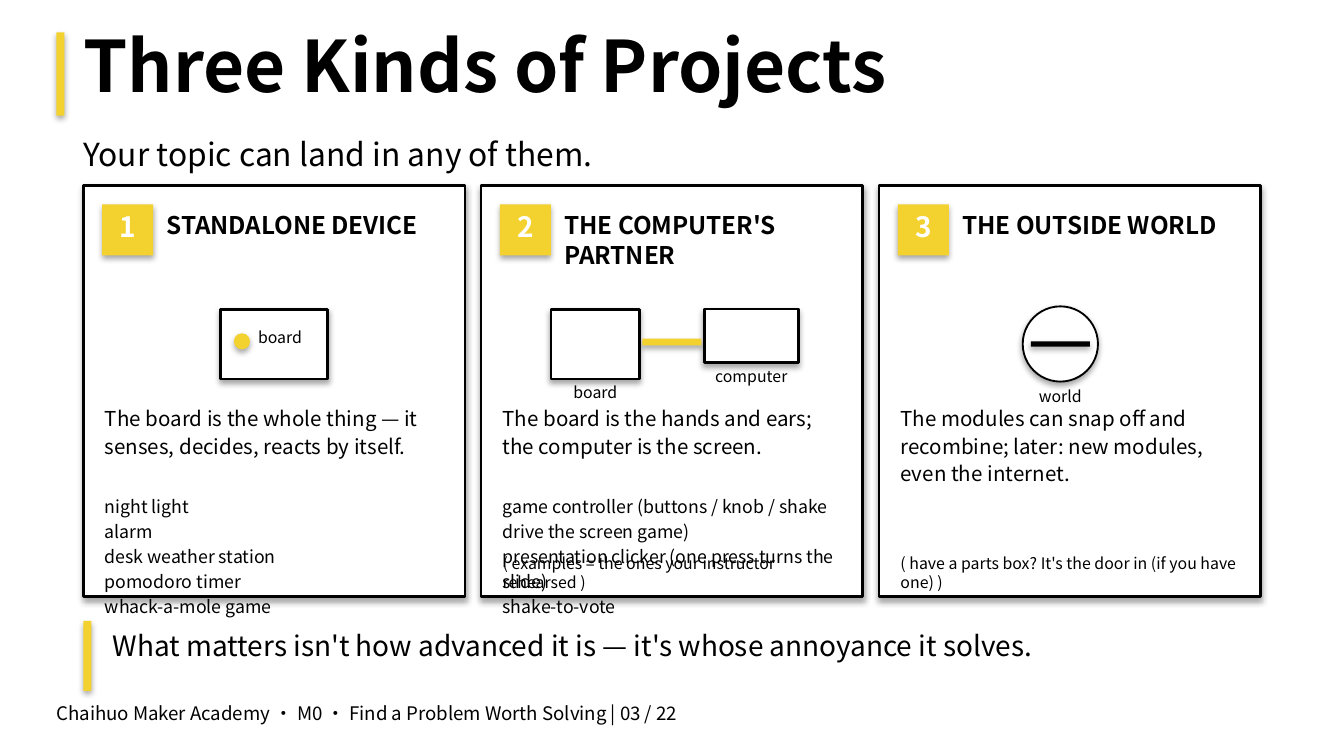
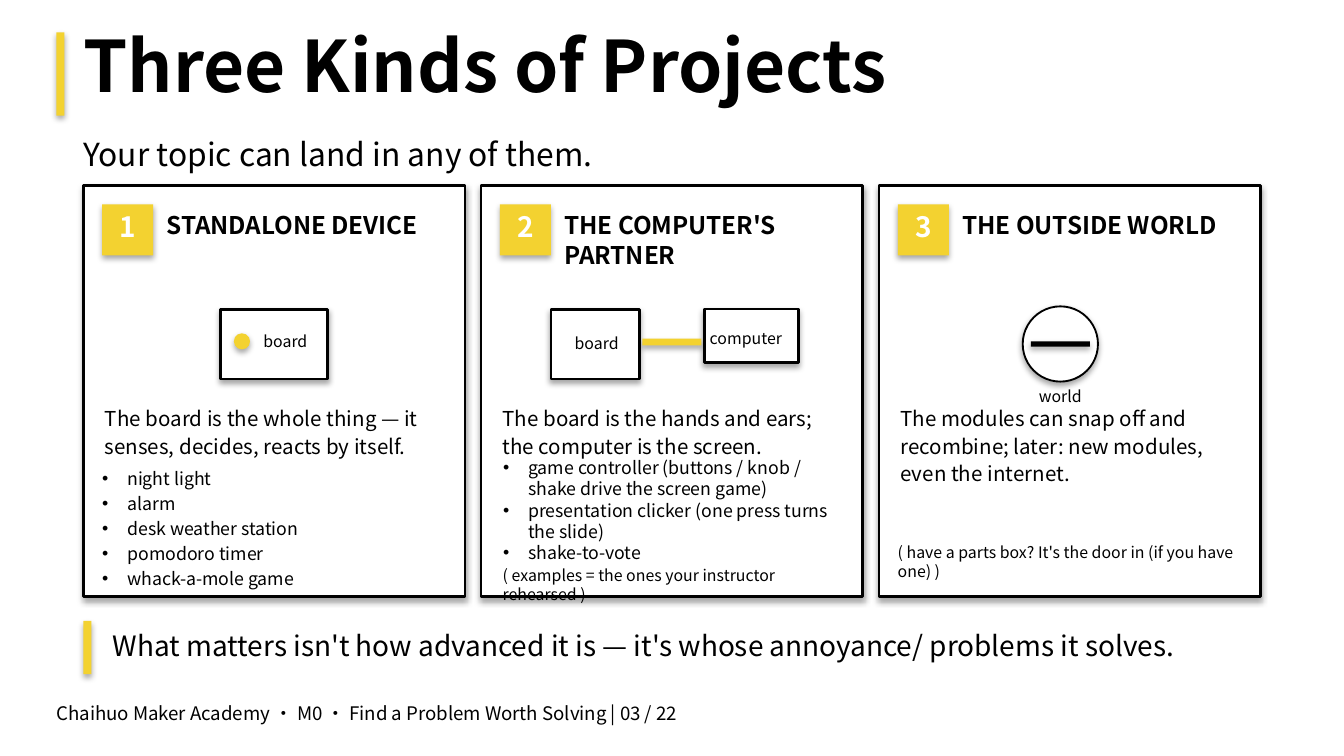
Before and after one commit to mouseart2025/courses-M0, a slide deck: slide 3 of en/03_Deliverables/PPTX/M0_EN_Deck_CFG-5_Lesson02_FindAProblemWorthSolving_v1.pptx. Drawn at 1344x756 pixels with LibreOffice and Linux fonts; fonts in the diff are those of the drawing. Boxes give left, top, right and bottom in pixels: in the first picture for what was removed or moved away, otherwise in the second. Text is boxed around its words. In the diff, an @@ line names an element or a change of style, - is before the commit and + after.

```diff
--- a/en/03_Deliverables/PPTX/M0_EN_Deck_CFG-5_Lesson02_FindAProblemWorthSolving_v1.pptx
+++ b/en/03_Deliverables/PPTX/M0_EN_Deck_CFG-5_Lesson02_FindAProblemWorthSolving_v1.pptx
@@ text "computer" rewrapped from [715, 366, 787, 386] to [710, 333, 782, 348] @@
@@ text "board": place and size @@
-text "board" at [258, 330, 302, 343]
+text "board" at [263, 334, 307, 347]
@@ text "board": place and size @@
-text "board" at [573, 382, 617, 398]
+text "board" at [575, 336, 619, 349]
@@ text "night light": place and size @@
-text "night light" at [105, 499, 276, 619]
+text "night light" at [127, 471, 298, 590]
@@ text "night light" at [127, 471, 298, 590]: bullet none to • @@
@@ text "game controller (buttons / knob ...": place and size @@
-text "game controller (buttons / knob ..." at [503, 498, 833, 619]
+text "game controller (buttons / knob ..." at [528, 456, 828, 560]
@@ text "game controller (buttons / knob ..." at [528, 456, 828, 560]: bullet none to •; line spacing 1.18 to 1 @@
@@ text "( examples = the ones ..." rewrapped from [503, 553, 699, 592] to [503, 568, 775, 601] @@
@@ text "( have a parts box? ..." rewrapped from [900, 556, 1236, 591] to [907, 545, 1234, 562] @@
@@ rectangle: place and size @@
-rectangle at [83, 621, 91, 691]
+rectangle at [83, 621, 91, 675]
@@ text at [113, 633, 1174, 663]: text changed @@
-What matters isn't how advanced it is — it's whose annoyance it solves.
+What matters isn't how advanced it is — it's whose annoyance/ problems it solves.
```
Also in this commit, not shown: 3 other slides changed, 27 other files.
